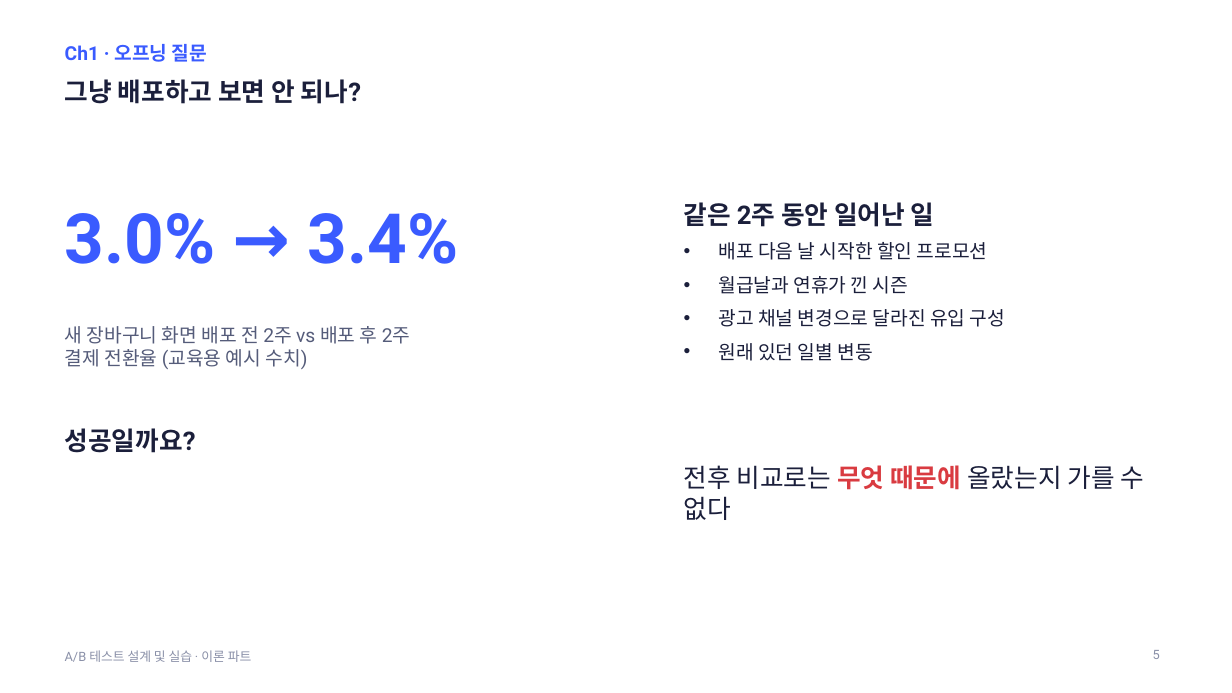
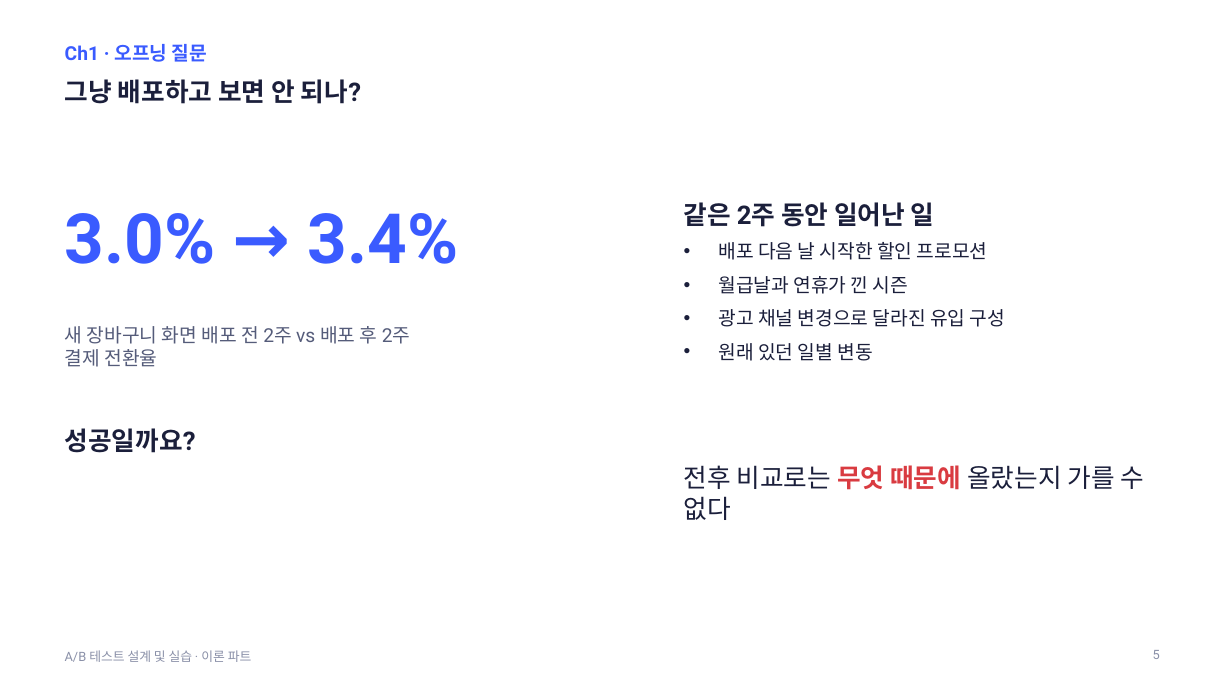
Before and after one commit to kkamret/quickmart-lab-rats, a slide deck: slide 5 of docs/lecture/ab-testing-theory.pptx. Drawn at 1232x693 pixels with LibreOffice and Linux fonts; fonts in the diff are those of the drawing. Boxes give left, top, right and bottom in pixels: in the first picture for what was removed or moved away, otherwise in the second. Text is boxed around its words. In the diff, an @@ line names an element or a change of style, - is before the commit and + after.

```diff
--- a/docs/lecture/ab-testing-theory.pptx
+++ b/docs/lecture/ab-testing-theory.pptx
@@ text at [65, 349, 157, 367]: text changed @@
-결제 전환율 (교육용 예시 수치)
+결제 전환율
```
Also in this commit, not shown: 33 other slides changed.
